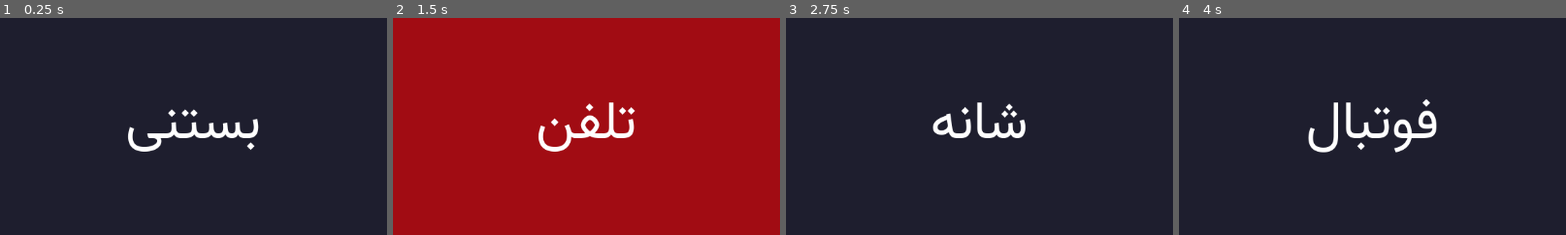
Above: before the commit, frames 1-4 (left to right).
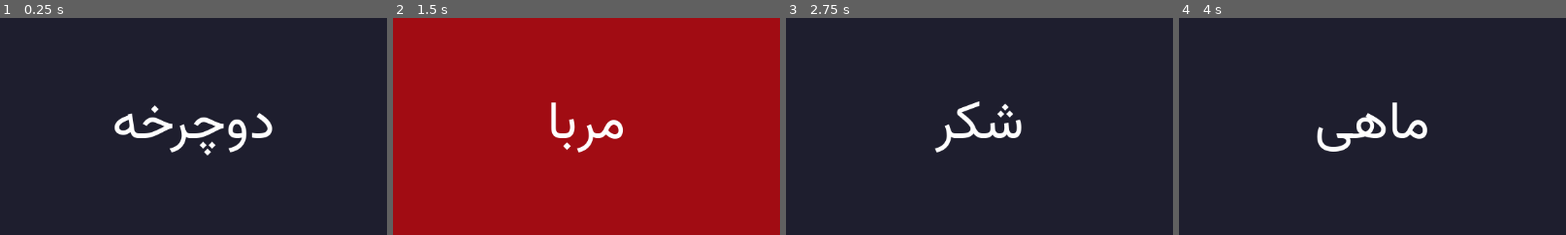
Above: after the commit, the same moments.

Repository: ushjdjsyudjd-rgb/Pantomim
Game: Godot game, scene res://Main.tscn
Same seed, same stepped clock (60 frames per second), same inputs: the game is played once before the commit and once after it.
Inputs:
- Up to frame 1 (0.25 s): no input
- Up to frame 2 (1.5 s): click "درست ✅" at 0.5 s; click "بعدی ⏭️" at 1.25 s
- Up to frame 3 (2.75 s): click "درست ✅" at 2 s
- Up to frame 4 (4 s): click "بعدی ⏭️" at 2.75 s; click "درست ✅" at 3.5 s
The pictures show only the part of the screen within x 25-75%, y 26-76%; the shares and areas given below are measured in that part.

The runs differ from the first frame. In frame 1, 3.1% of the frame differs, in the area x 29-71%, y 40-64%; in frame 2, 1.9%; in frame 3, 1.7%; in frame 4, 2.7%.

Commit message:
Update GameManager.gd

Diff:
--- a/GameManager.gd
+++ b/GameManager.gd
@@ -1,10 +1,85 @@
 extends Node
 
+# دیتابیس کامل ۵۰۰ کلمه‌ای پانتومیم
 var words = {
-    "آسان": ["خیار", "شانه", "مسواک", "فوتبال", "بستنی", "گربه", "تلفن"],
-    "متوسط": ["مترو", "همبرگر", "کوهنوردی", "تلسکوپ", "آسانسور", "رنگین کمان"],
-    "سخت": ["فرش فانتزی", "دیپلماسی", "نوستالژی", "پارادوکس", "اقتصاد مقاومتی"],
-    "ضرب‌المثل": ["کوه به کوه نمیرسه", "جوجه را آخر پاییز میشمارند", "آشپز که دوتا شد"]
+	"آسان": [
+		"خیار", "سیب", "موز", "پرتقال", "قاشق", "چنگال", "بشقاب", "لیوان", "کتری", "قوری",
+		"جارو", "شانه", "مسواک", "خمیردندان", "صابون", "حوله", "دمپایی", "کفش", "جوراب", "کلاه",
+		"عینک", "ساعت", "تلفن", "تبلت", "خودکار", "مداد", "دفتر", "کتاب", "کیف", "صندلی",
+		"میز", "تخت", "بالش", "پتو", "پرده", "پنجره", "در", "کلید", "چراغ", "پنکه",
+		"کولر", "بخاری", "اتوبوس", "مترو", "تاکسی", "دوچرخه", "موتور", "ماشین", "کشتی", "هواپیما",
+		"درخت", "گل", "گیاه", "سبزه", "آب", "نان", "پنیر", "کره", "مربا", "عسل",
+		"تخم مرغ", "شیر", "چای", "قهوه", "قند", "شکر", "نمک", "فلفل", "پیاز", "سیر",
+		"سیب زمینی", "گوجه", "بادمجان", "کدو", "هویج", "کاهو", "کلم", "قارچ", "نخود", "لوبیا",
+		"برنج", "گوشت", "مرغ", "ماهی", "میگو", "پنیر", "ماست", "دوغ", "نوشابه", "آبمیوه",
+		"بستنی", "شکلات", "کیک", "کلوچه", "تخمه", "پسته", "بادام", "گردو", "فندق", "کشمش",
+		"خرما", "انجیر", "توت", "گیلاس", "آلبالو", "هلو", "زردآلو", "آلو", "هندوانه", "خربزه"
+	],
+	"متوسط": [
+		"مترسک", "رنگین کمان", "تلسکوپ", "میکروسکوپ", "آسانسور", "پله برقی", "کوهنوردی", "غواصی", "اسکی", "شنا",
+		"فوتبال", "والیبال", "بسکتبال", "تنیس", "کشتی", "وزنه برداری", "کاراته", "تکواندو", "جودو", "بوکس",
+		"شطرنج", "منچ", "تخته نرد", "پاسور", "دبرنا", "بیلیارد", "بولینگ", "گلف", "راگبی", "کریکت",
+		"پیانو", "گیتار", "ویولن", "سنتور", "تار", "دف", "تنبک", "نی", "شیپور", "طبل",
+		"نقاشی", "خطاطی", "مجسمه سازی", "خیاطی", "بافتنی", "آشپزی", "نجاری", "بنایی", "مکانیکی", "آرایشگری",
+		"پزشک", "پرستار", "مهندس", "معلم", "استاد", "خلبان", "ناخدا", "راننده", "پلیس", "آتشنشان",
+		"نانوا", "قصاب", "بقال", "میوه فروش", "زرگر", "خیاط", "کفاش", "سلمانی", "عکاس", "خبرنگار",
+		"بازیگر", "کارگردان", "نویسنده", "شاعر", "خواننده", "نقاش", "خطاط", "ورزشکار", "قهرمان", "داور",
+		"مسابقه", "جایزه", "مدال", "کاپ", "جام", "سوت", "توپ", "تور", "راکت", "چوب",
+		"سنگ", "خاک", "شن", "ماسه", "گل", "لجن", "رودخانه", "دریا", "اقیانوس", "ساحل",
+		"جنگل", "صحرا", "بیابان", "کوه", "تپه", "دره", "غار", "جزیره", "آبشار", "چشمه"
+	],
+	"سخت": [
+		"دیپلماسی", "نوستالژی", "پارادوکس", "اقتصاد مقاومتی", "بوروکراسی", "دموکراسی", "تکنولوژی", "استراتژی", "متافیزیک", "کوانتوم",
+		"فلسفه", "منطق", "روانشناسی", "جامعه شناسی", "تاریخ", "جغرافی", "ریاضیات", "فیزیک", "شیمی", "زیست شناسی",
+		"نجوم", "هوا فضا", "نانو تکنولوژی", "هوش مصنوعی", "رباتیک", "برنامه نویسی", "اینترنت", "شبکه", "امنیت", "دیتابیس",
+		"بلاکچین", "ارز دیجیتال", "بورس", "سرمایه", "تورم", "رکود", "تحریم", "صادرات", "واردات", "تولید",
+		"مصرف", "بازار", "تجارت", "صنعت", "معدن", "کشاورزی", "خدمات", "توریست", "فرهنگ", "هنر",
+		"ادبیات", "موسیقی", "سینما", "تئاتر", "معماری", "طراحی", "گرافیک", "عکاسی", "تبلیغات", "بازاریابی",
+		"مدیریت", "رهبری", "سازمان", "شرکت", "اداره", "بانک", "بیمه", "گمرک", "شهرداری", "دولت",
+		"مجلس", "قوه قضاییه", "قانون", "حقوق", "جرم", "مجازات", "دادگاه", "وکیل", "قاضی", "زندان",
+		"جنگ", "صلح", "ارتش", "سپاه", "نیروی انتظامی", "سرباز", "سردار", "امیر", "شهید", "دفاع",
+		"حمله", "پیروزی", "شکست", "قهرمانی", "افتخار", "پرچم", "سرود", "میهن", "وطن", "ملت",
+		"دولت", "نظام", "سیاست", "احزاب", "انتخابات", "رای", "آزادی", "استقلال", "عدالت", "برابری"
+	],
+	"ضرب‌المثل": [
+		"کوه به کوه نمیرسه ولی آدم به آدم میرسه", "جوجه رو آخر پاییز میشمارند", "آشپز که دوتا شد آش یا شور میشه یا بی نمک",
+		"قطره قطره جمع گردد وانگهی دریا شود", "هر که بامش بیش برفش بیشتر", "با یک گل بهار نمیشه",
+		"دیوار موش داره موش هم گوش داره", "از کوزه همان برون تراود که در اوست", "فلفل نبین چه ریزه بشکن ببین چه تیزه",
+		"دست بالای دست بسیار است", "مار گزیده از ریسمان سیاه و سفید میترسه", "نوشدارو بعد از مرگ سهراب",
+		"خواستن توانستن است", "کار نیکو کردن از پر کردن است", "دوری و دوستی",
+		"شتر دیدی ندیدی", "عجله کار شیطونه", "کبوتر با کبوتر باز با باز",
+		"مرغ همسایه غازه", "ماهی رو هر وقت از آب بگیری تازه است", "آب در کوزه و ما تشنه لبان میگردیم",
+		"پایان شب سیه سپید است", "یک دست صدا نداره", "جویاینده یابنده است",
+		"صبر تلخ است ولیکن بر شیرین دارد", "هر چه کنی به خود کنی", "توبه گرگ مرگه",
+		"سر بی گناه پای دار نمیره", "حرف راست را از بچه بشنو", "باد آورده را باد میبرد",
+		"نابرده رنج گنج میسر نمی شود", "کم گوی و گزیده گوی چون در", "آب پاکی روی دستش ریخت",
+		"آب از سرش گذشته", "آب زیر کاه", "آدم گرسنه سنگ هم میخورد",
+		"آفتاب لب بامه", "آواز دهل شنیدن از دور خوش است", "اجاره نشین خوش نشینه",
+		"از تو حرکت از خدا برکت", "از خنده روده بر شد", "از دماغ فیل افتاده",
+		"از زیر سنگ هم که شده", "از کوره در رفتن", "اشک تمساح ریختن",
+		"با دم شیر بازی کردن", "با یک تیر دو نشان زدن", "بادمجان دور قاب چین",
+		"بار کج به منزل نمی رسد", "بزک نمیر بهار میاد", "بشنو و باور نکن",
+		"به تیر غیب گرفتار شدن", "به کاهدان زدن", "بی گدار به آب زدن",
+		"پا در یک کفش کردن", "پز عالی جیب خالی", "پنبه دزد دست به ریشش میکشه",
+		"پیاز داغش را زیاد کردن", "تا تنور گرمه نون رو بچسبون", "تخم مرغ دزد شتر دزد میشه",
+		"تیرش به سنگ خورد", "جا تر است و بچه نیست", "جاده صاف کن",
+		"جانماز آب کشیدن", "جای سوزن انداختن نیست", "چشم بسته غیب میگه",
+		"چوب لای چرخ گذاشتن", "چو دخلت نیست خرج آهسته تر کن", "حساب به دینار بخشش به خروار",
+		"حلوای تنترانی تا نخوری ندانی", "خاله زنک بازی", "خانه از پای بست ویران است",
+		"خر همان خره ولی پالونش عوض شده", "خرش از پل گذشته", "خواب زن چپه",
+		"خون به پا کردن", "دندان اسب پیشکشی را نمی شمارند", "دندان روی جگر گذاشتن",
+		"دود از کنده بلند میشه", "دوشابم را خوردم و بادمجانم را دور ریختم", "دیوار حاشا بلنده",
+		"ریش و قیچی را دست کسی دادن", "زاغ سیاه کسی را چوب زدن", "زبان سرخ سر سبز می دهد بر باد",
+		"زیرآب کسی را زدن", "سری که درد نمی کنه دستمال نمی بندند", "سگ زرد برادر شغاله",
+		"سنگ بزرگ علامت نزدنه", "شتر سواری دولا دولا نمیشه", "شیک پوش و پیک تراش",
+		"صابونش به تن کسی خوردن", "صلاح مملکت خویش خسروان دانند", "طبل توخالی",
+		"عذر بدتر از گناه", "فیلش یاد هندوستان کرده", "قوز بالای قوز",
+		"کاسه داغ تر از آش", "کلاهش پس معرکه است", "گاو پیشانی سفید",
+		"گربه را دم حجله باید کشت", "گوش اگر گوش تو و ناله اگر ناله من", "لنگش کن",
+		"مار در آستین پروراندن", "مگس پراندن", "مو را از ماست کشیدن",
+		"نیش زدن بهتر از کنایه زدن است", "هفت خوان رستم", "همه را به یک چوب راندن",
+		"هرکه خربزه میخوره پای لرزش هم میشینه", "ماست مالی کردن", "سرش کلاه گذاشتن"
+	]
 }
 
 var current_category = "آسان"
@@ -12,5 +87,7 @@
 var time_left = 60
 
 func get_random_word():
-    var category_words = words[current_category]
-    return category_words[randi() % category_words.size()]
+	if words.has(current_category):
+		var category_words = words[current_category]
+		return category_words[randi() % category_words.size()]
+	return "دسته‌بندی یافت نشد"
